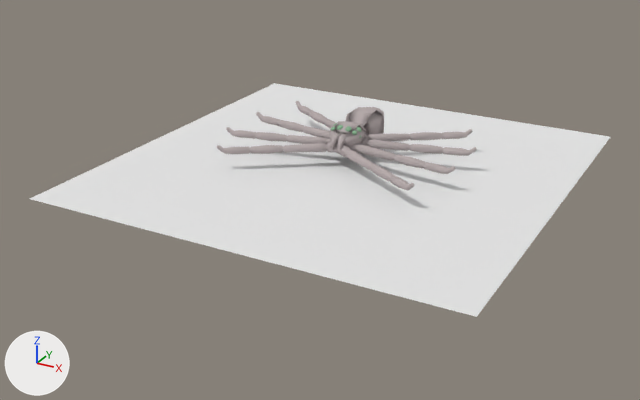
One commit to the Blender file trunk/data/blender/spider/spider.blend: the scene before it, then after it.
Camera for both pictures: a 50 mm lens placed at (25.7, -50.6, 21.0), pointed at (-0.6, -2.7, -2.9). The axes (+X, +Y, +Z) are drawn at lower left. The lights are the same throughout.
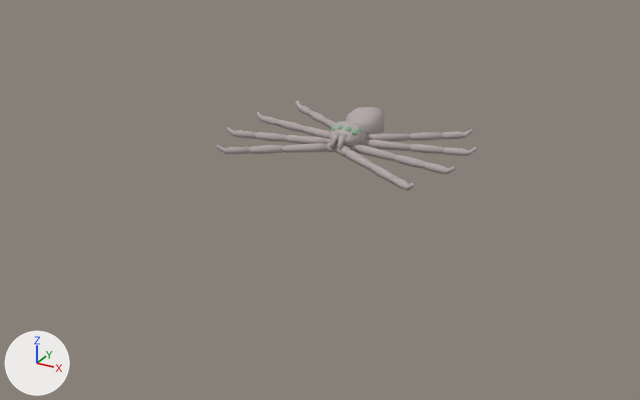
The newer file is also rescaled (x1.141), turned or shifted as a whole; pictures and numbers use the older file's frame.

The edits, one by one:
me_plane has 127 vertices, 126 faces, 2 loose edges and spans x -1.48..1.48, y -1.61..5.69, z -0.18..2.66.
me_plane is used by ob_plane; location (0.0, 0.08, -0.16); scale (0.827, 0.827, 0.827).
Part 1, on me_plane:
77 faces are deleted.
77 new faces join them.
Object 'Plane.001' (ob_plane_001) is deleted.

Boxes (x1, y1, x2, y2) around the edits, measured in the pictures (640 x 400 px; the box of a moved part takes in the faces that stretch with it):
'Plane.001', deleted
    before: (30, 83, 610, 317)
part 1 of me_plane, moved or reshaped
    both: (330, 110, 384, 148)
